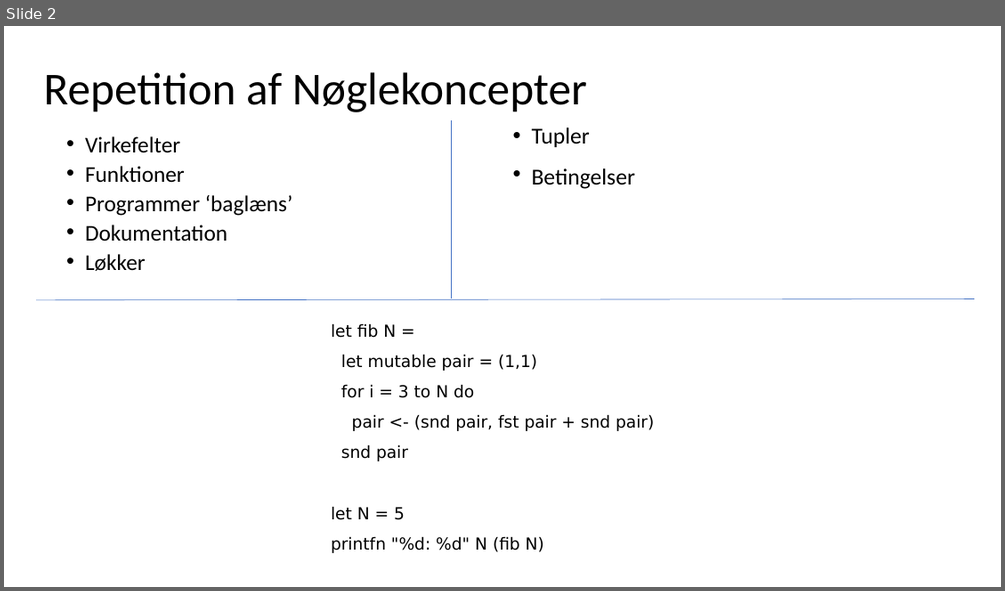
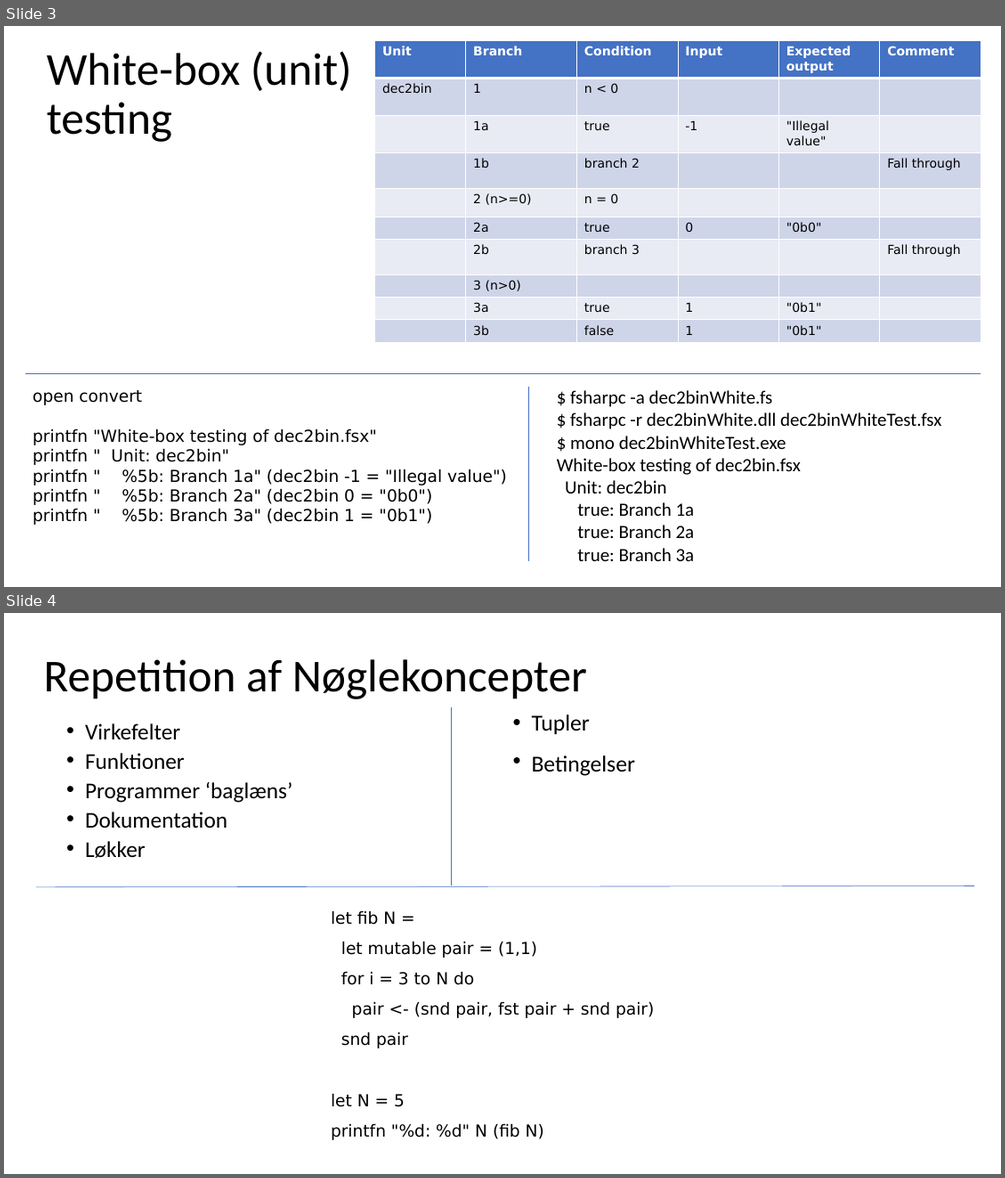
Before and after one commit to fisterloegsovs/pop22, a slide deck: lectures/4.2StackHeapRefsHigherOrderFcts/lecture.pptx. Shown one above the other, each under a label of ours: slide 2 before the commit, slides 3 and 4 after it. The pictures are 1005x591 and 1005x1178 pixels, drawn with LibreOffice and Linux fonts; fonts in the diff are those of the drawing. Boxes give left, top, right and bottom in pixels: in the first picture for what was removed or moved away, otherwise in the second. Text is boxed around its words. In the diff, an @@ line names an element or a change of style, - is before the commit and + after.

```diff
--- a/lectures/4.2StackHeapRefsHigherOrderFcts/lecture.pptx
+++ b/lectures/4.2StackHeapRefsHigherOrderFcts/lecture.pptx
@@ slide 3 added at [4,26,1001,587], background #FFFFFF @@
@@ title added at [47,51,352,142], 44 pt, text #000000 @@
+White-box (unit) testing
@@ table added at [375,41,981,342], 10 rows, 6 columns @@
+Unit | Branch | Condition | Input | Expected output | Comment
+dec2bin | 1 | n < 0 |  |  | 
+ | 1a | true | -1 | "Illegal value" | 
+ | 1b | branch 2 |  |  | Fall through
+ | 2 (n>=0) | n = 0 |  |  | 
+ | 2a | true | 0 | "0b0" | 
+ | 2b | branch 3 |  |  | Fall through
+ | 3 (n>0) |  |  |  | 
+ | 3a | true | 1 | "0b1" | 
+ | 3b | false | 1 | "0b1" | 
@@ line added from (25, 373) to (981, 373), #4472C4 0.5 pt @@
@@ text added at [32,390,507,524], 16 pt, text #000000 @@
+open convert
+printfn "White-box testing of dec2bin.fsx"
+printfn " Unit: dec2bin"
+printfn " %5b: Branch 1a" (dec2bin -1 = "Illegal value")
+printfn " %5b: Branch 2a" (dec2bin 0 = "0b0")
+printfn " %5b: Branch 3a" (dec2bin 1 = "0b1")
@@ line added from (528, 386) to (528, 562), #4472C4 0.5 pt @@
@@ text added at [557,390,941,561], 18 pt, text #000000 @@
+$ fsharpc -a dec2binWhite.fs
+$ fsharpc -r dec2binWhite.dll dec2binWhiteTest.fsx
+$ mono dec2binWhiteTest.exe
+White-box testing of dec2bin.fsx
+Unit: dec2bin
+true: Branch 1a
+true: Branch 2a
+true: Branch 3a
@@ what was slide 2 is now slide 4 @@
```
Also in this commit, not shown: 1 slide changed, 8 other slides added, 10 other files.
